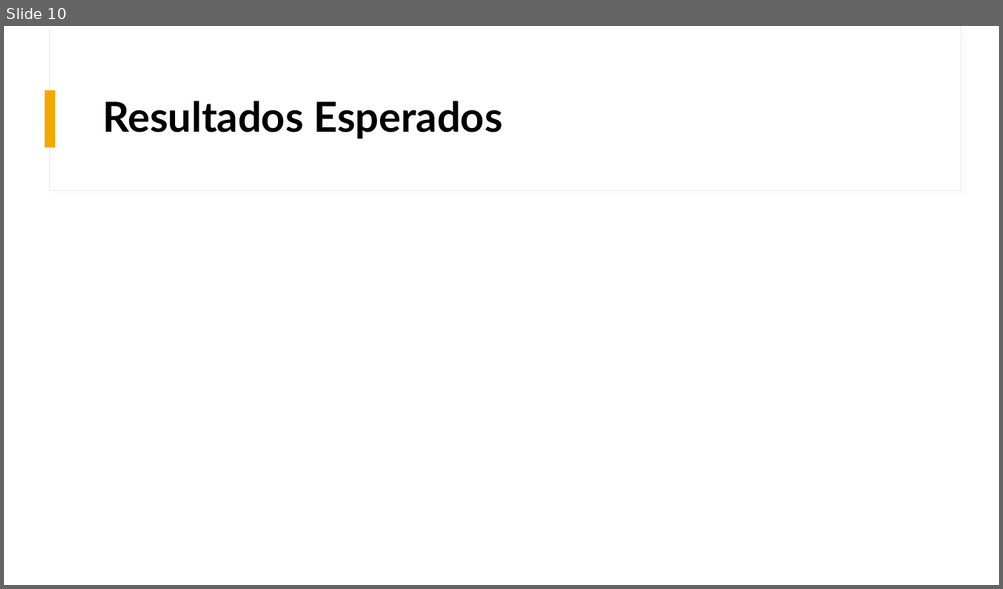
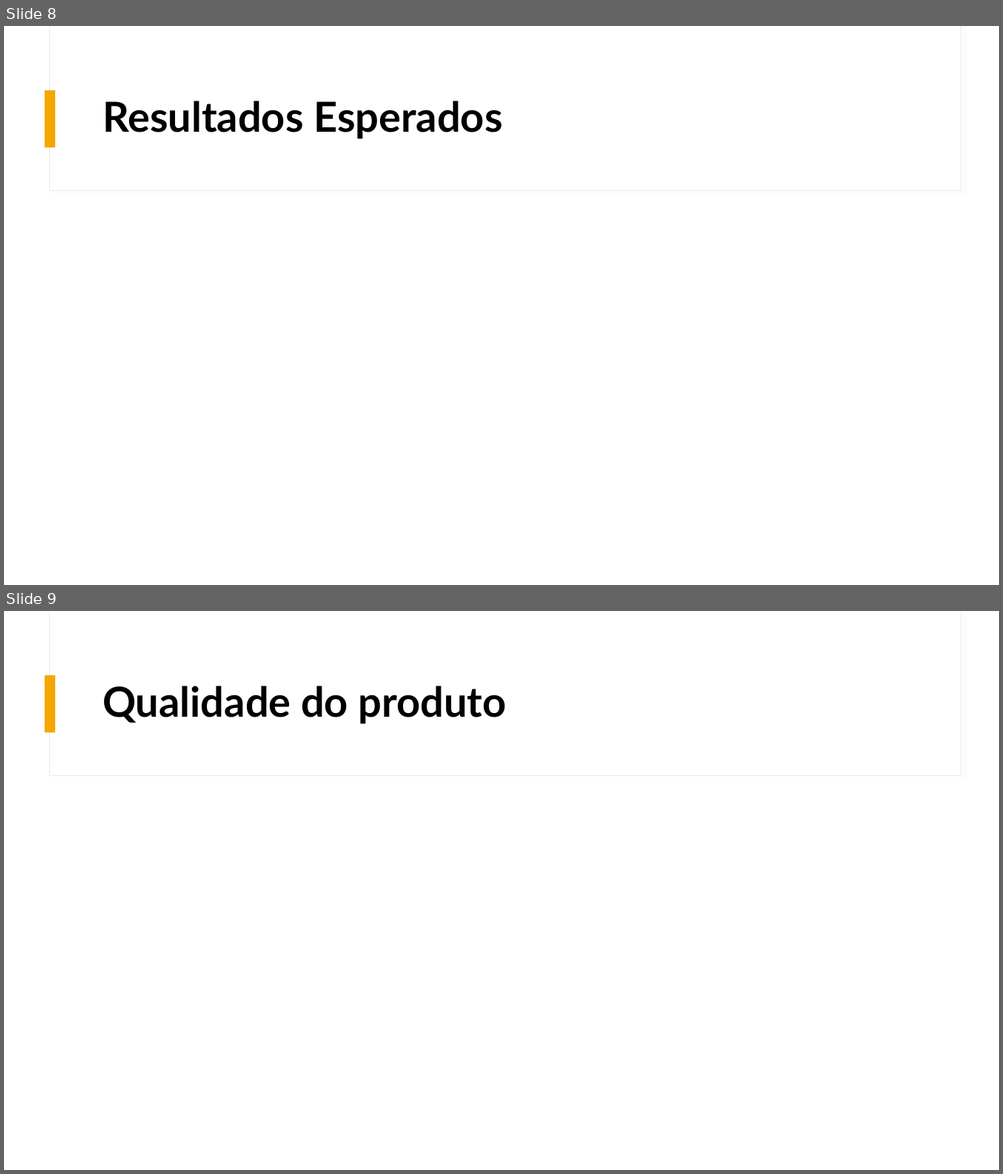
Before and after one commit to pedrolemos4/LAPR4, a slide deck: docs/Apresentação/Sistema_de_gestao_e_suporte_a_prestacao.pptx. Shown one above the other, each under a label of ours: slide 10 before the commit, slides 8 and 9 after it. The pictures are 1003x589 and 1003x1174 pixels, drawn with LibreOffice and Linux fonts; fonts in the diff are those of the drawing. Boxes give left, top, right and bottom in pixels: in the first picture for what was removed or moved away, otherwise in the second. Text is boxed around its words. In the diff, an @@ line names an element or a change of style, - is before the commit and + after.

```diff
--- a/docs/Apresentação/Sistema_de_gestao_e_suporte_a_prestacao.pptx
+++ b/docs/Apresentação/Sistema_de_gestao_e_suporte_a_prestacao.pptx
@@ slide 9 added at bbox=[4, 611, 999, 1170], background #FFFFFF; not listed: 3 template elements that a slide beside it also shows @@
@@ title added at bbox=[102, 686, 506, 724], 40 pt, text #000000, bold @@
+Qualidade do produto
@@ what was slide 10 is now slide 8 @@
```
Also in this commit, not shown: 2 slides changed, 2 slides removed.
